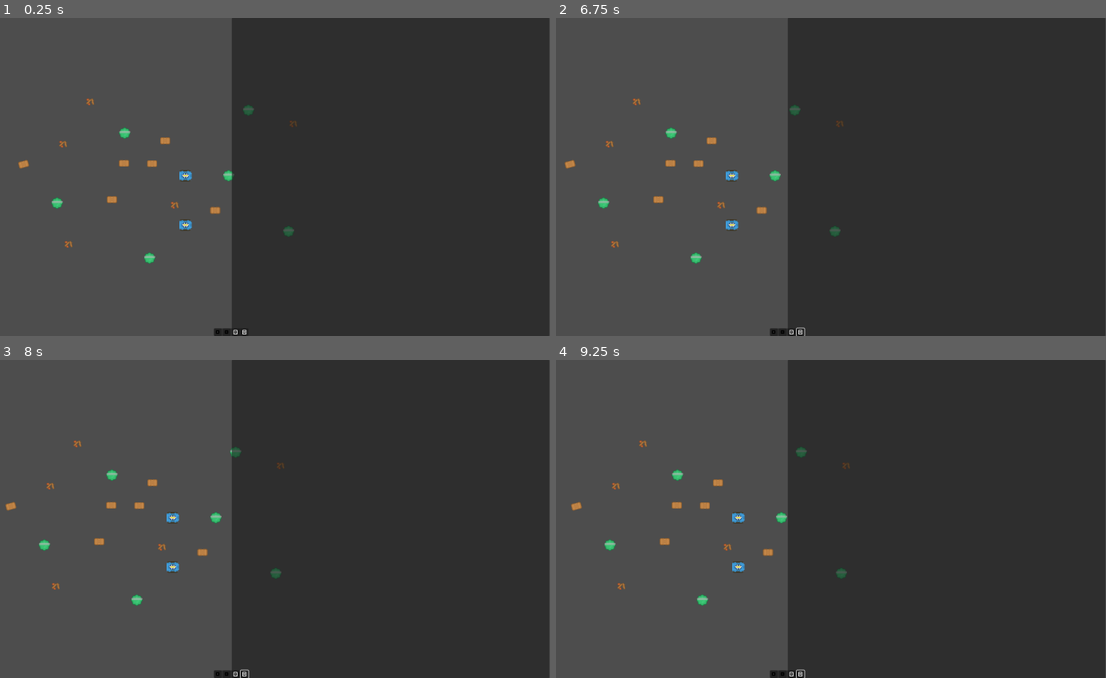
Above: before the commit, frames 1-4 (two rows, left to right).
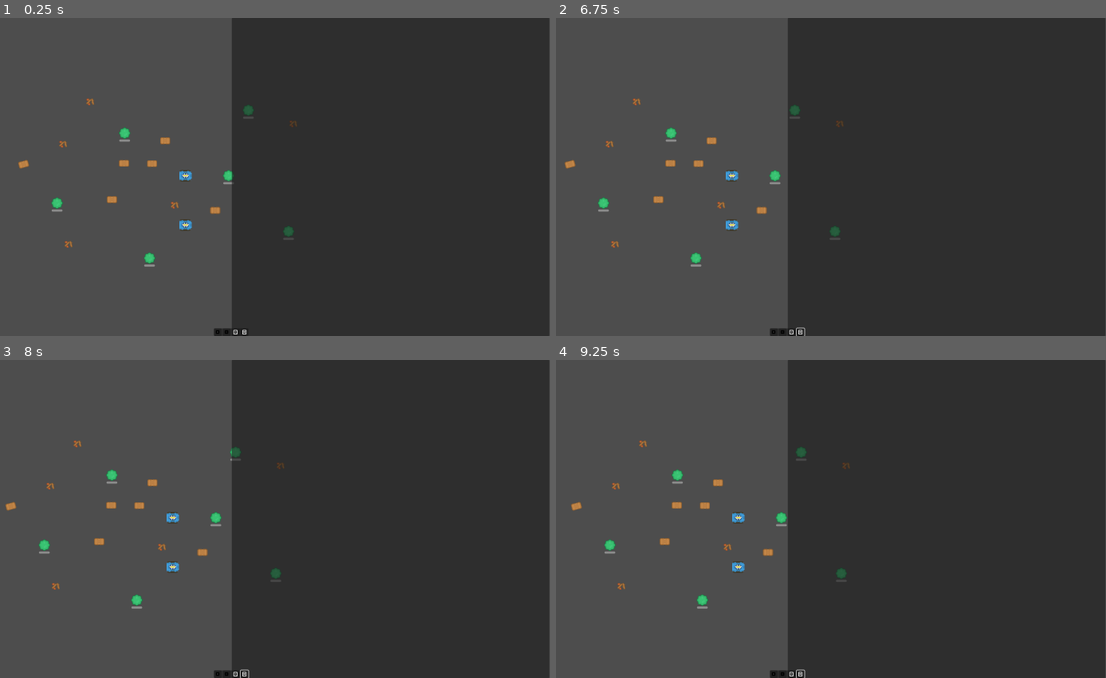
Above: after the commit, the same moments.

Repository: tefla/SpecialCirumstances
Game: Godot game, scene res://Game.tscn
The game is run twice, just before and just after one commit, with the same random seed, the same clock (stepped at 60 frames per second) and the same inputs.
Inputs (mouse positions are in pixels of both pictures, inside the frame that each line leads up to):
- Up to frame 1 (0.25 s): no input
- Up to frame 2 (6.75 s): click (776, 332) at 0.5 s; click (776, 332) at 1.25 s; click (792, 332) at 2 s; click (792, 332) at 2.75 s; click (781, 332) at 3.5 s; click (798, 332) at 4.25 s; tap Enter at 5 s; drag from (743, 177) to (803, 110) at 5.02 s; drag from (743, 224) to (682, 132) at 5.77 s; move the mouse to (853, 107) at 6.52 s; hold D (RightKey) from 6.53 s (still down); tap 2 (MouseModeSingle) at 6.6 s
- Up to frame 3 (8 s): release D (RightKey) at 7.25 s; tap Space at 7.25 s; drag from (198, 582) to (115, 474) at 7.27 s
- Up to frame 4 (9.25 s): tap Enter at 8 s; move the mouse to (979, 566) at 8.02 s; hold A (LeftKey) 8.03-8.75 s; tap Mouse wheel down (ZoomOut) at 8.1 s; tap Space at 8.75 s; drag from (594, 471) to (776, 519) at 8.77 s

The runs differ from the first frame. In frame 1, 0.2% of the frame differs, in the area x 9-54%, y 28-79%; in frame 2, 0.2%; in frame 3, 0.2%, in the area x 7-52%, y 28-79%; in frame 4, 0.2%.

Commit message:
other export

Diff:
--- a/Map/Tree.tscn
+++ b/Map/Tree.tscn
@@ -38,15 +38,16 @@
 root_node = NodePath("../..")
 
 [node name="HealthBar" parent="Components/Health" instance=ExtResource("4_5mce2")]
-anchors_preset = 7
+custom_minimum_size = Vector2(34, 7)
+anchors_preset = -1
 anchor_left = 0.5
 anchor_top = 1.0
 anchor_right = 0.5
 anchor_bottom = 1.0
-offset_left = -17.5
-offset_top = -7.0
-offset_right = 17.5
-offset_bottom = 0.0
+offset_left = -17.0
+offset_top = 20.0
+offset_right = 17.0
+offset_bottom = 27.0
 grow_horizontal = 2
 grow_vertical = 0
 
Not shown, changed: docs/index.html
Not shown, changed: docs/index.pck
Not shown, changed: docs/index.service.worker.js
